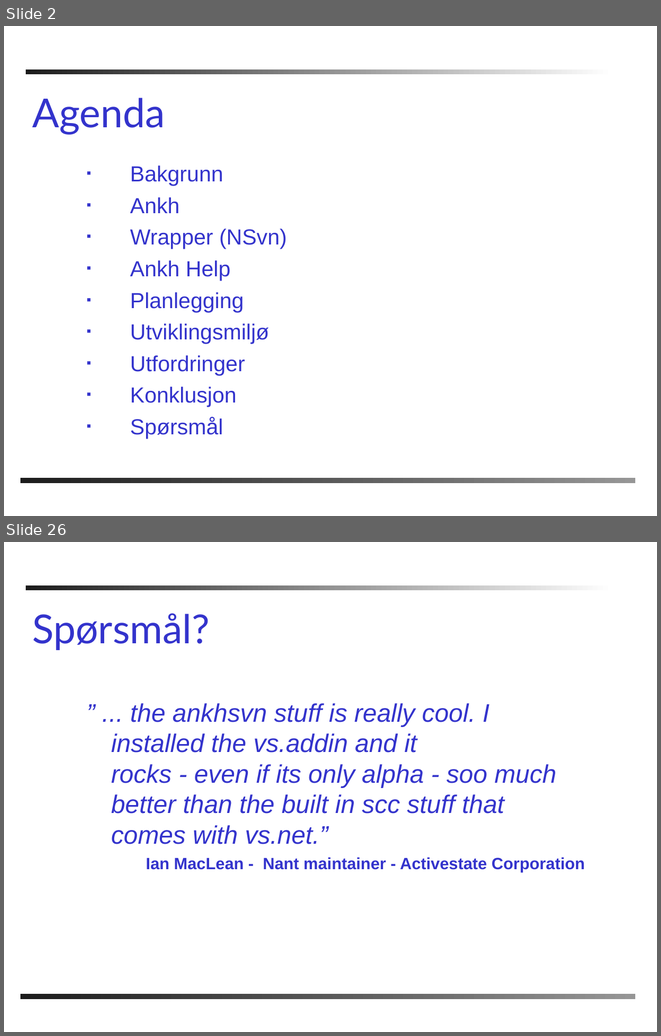
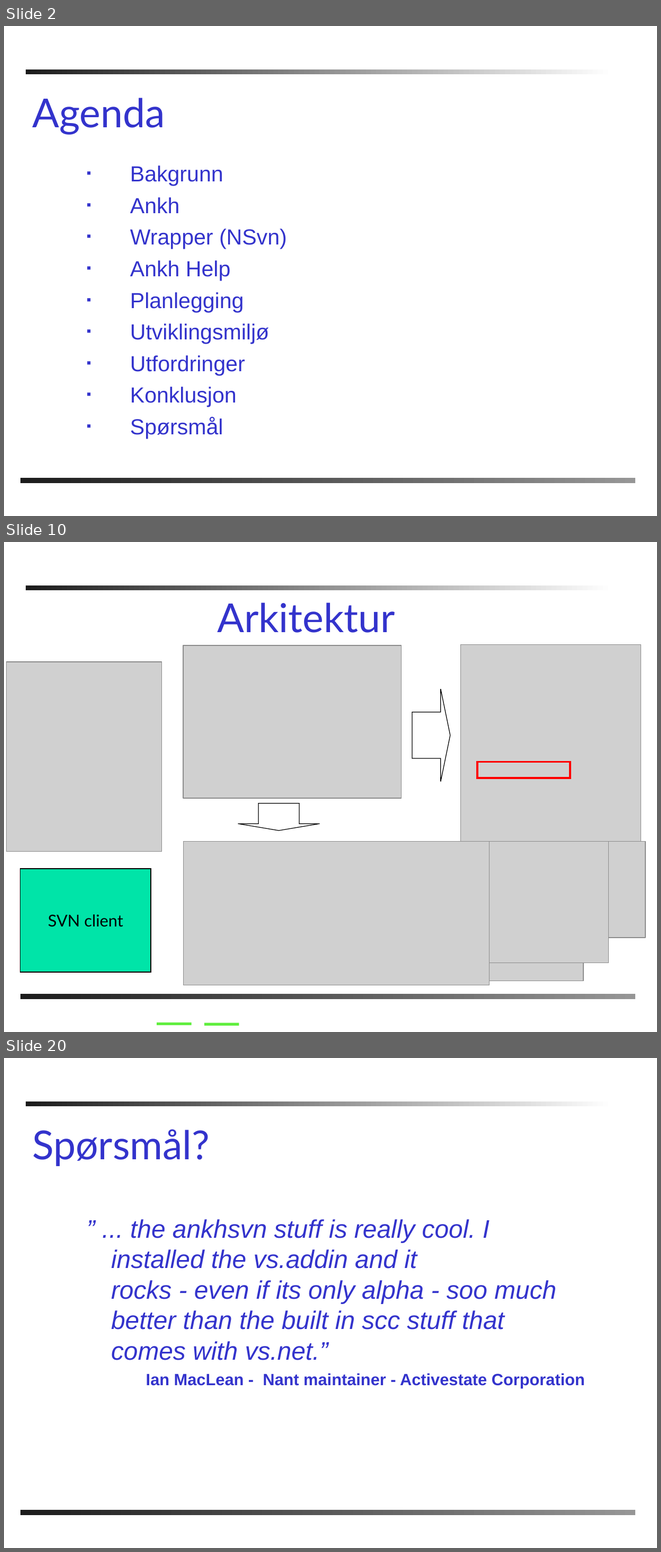
Before and after one commit to chucker/AnkhSVN, a slide deck: doc/powerpoint/Subversion_addin_for_VS.NET.ppt. Shown one above the other, each under a label of ours: slides 2 and 26 before the commit, slides 2, 10 and 20 after it; the slides between them are not shown. The pictures are 661x1036 and 661x1552 pixels, drawn with LibreOffice and Linux fonts; fonts in the diff are those of the drawing; grey boxes stand for pictures; background and template pictures are left out. Boxes give left, top, right and bottom in pixels: in the first picture for what was removed or moved away, otherwise in the second. Text is boxed around its words. In the diff, an @@ line names an element or a change of style, - is before the commit and + after.

```diff
--- a/doc/powerpoint/Subversion_addin_for_VS.NET.ppt
+++ b/doc/powerpoint/Subversion_addin_for_VS.NET.ppt
@@ slide 10 added at [4, 542, 657, 1032], background #FFFFFF; not listed: 2 template elements that a slide beside it also shows @@
@@ title added at [217, 602, 395, 633], 44 pt, text #3333CC @@
+Arkitektur
@@ picture added at [183, 645, 401, 798] @@
@@ picture added at [460, 644, 641, 841] @@
@@ picture added at [7, 661, 162, 851] @@
@@ right arrow added at [412, 689, 450, 782], outline #000000 0.74 pt @@
@@ rectangle added at [477, 761, 570, 778], outline #FF0000 2.24 pt @@
@@ down arrow added at [238, 803, 319, 831], outline #000000 0.74 pt @@
@@ picture added at [184, 841, 489, 985] @@
@@ picture added at [189, 841, 503, 950] @@
@@ picture added at [189, 841, 592, 893] @@
@@ picture added at [189, 841, 645, 937] @@
@@ picture added at [189, 841, 583, 980] @@
@@ picture added at [189, 841, 608, 962] @@
@@ rectangle added at [20, 868, 151, 972], fill #00E4A8, outline #000000 0.74 pt, 18 pt, text #000000 @@
+SVN client
@@ line added from (157, 1024) to (192, 1024), #60EE3E 3 pt @@
@@ line added from (204, 1024) to (239, 1024), #60EE3E 3 pt @@
@@ what was slide 26 is now slide 20 @@
```
Also in this commit, not shown: 15 slides changed, 1 other slide added, 8 slides removed.
